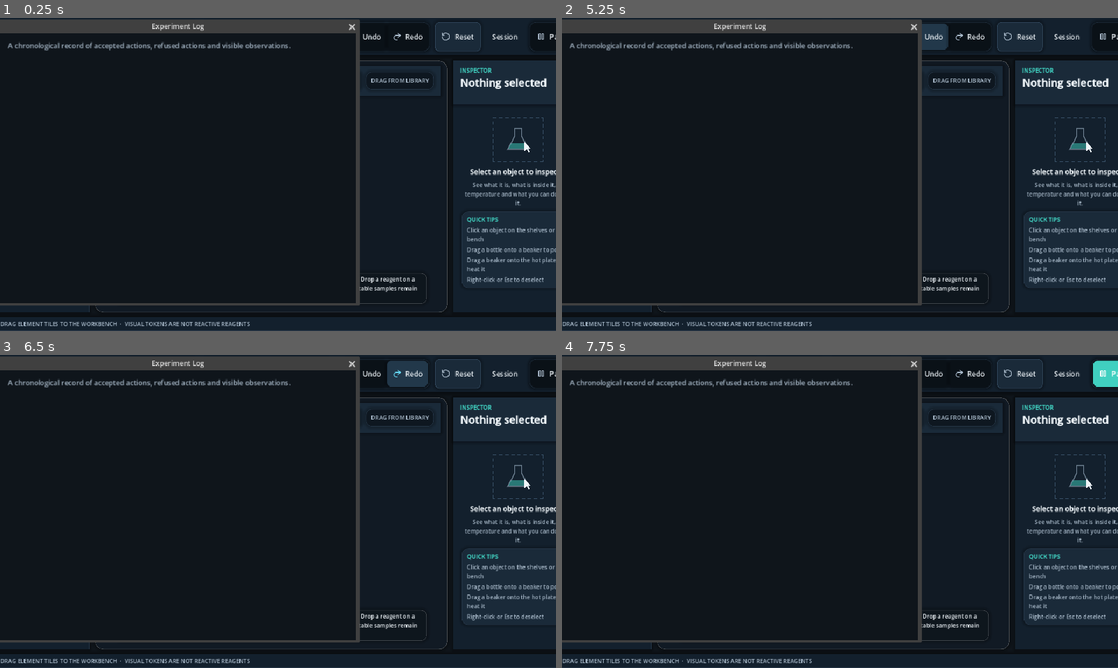
Above: before the commit, frames 1-4 (two rows, left to right).
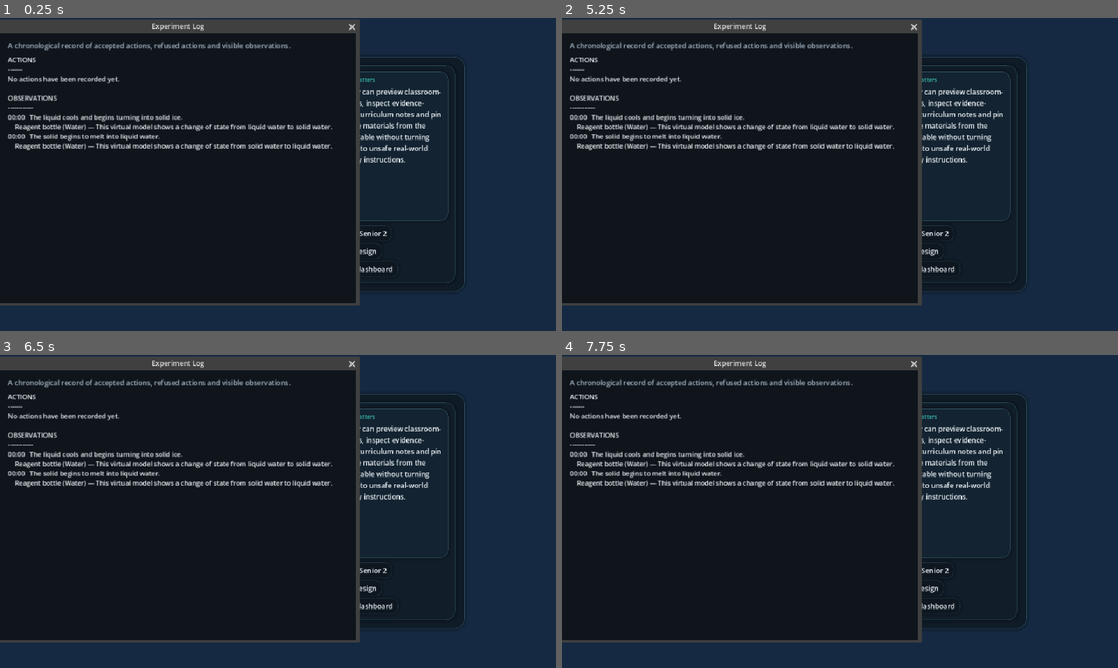
Above: after the commit, the same moments.

Repository: KareemMohammadeen/chemistry-lab-2d
Game: Godot game, scene res://scenes/main.tscn
Two runs of this game, one before a commit and one after it. Both use one fixed random seed, a clock stepped at 60 frames per second and the inputs below.
Inputs (mouse positions are in pixels of both pictures, inside the frame that each line leads up to; where the layout moved, square brackets give the same spot in the first picture):
- Up to frame 1 (0.25 s): no input
- Up to frame 2 (5.25 s): click (573, 249) at 0.5 s, where only the run after the commit has a clickable "Start guided virtual experime…"; click (573, 249) at 1.25 s, where only the run after the commit has a clickable "Start guided virtual experime…"; click (712, 249) at 2 s, where only the run after the commit has a clickable "Start Classroom Demo"; click (712, 249) at 2.75 s, where only the run after the commit has a clickable "Start Classroom Demo"; click (684, 43) [723, 39] at 3.5 s; click "Teacher Guide" at 4.25 s; click (928, 36) at 5 s, where only the run before the commit has a clickable "Undo"
- Up to frame 3 (6.5 s): click (405, 373) at 5.75 s, where only the run before the commit has a clickable "Redo"
- Up to frame 4 (7.75 s): click "Session" at 6.5 s; click (1117, 373) at 7.25 s, where only the run after the commit has a clickable "%gx"

The runs differ from the first frame. In frame 1, 13% of the frame differs, in the area x 0-100%, y 0-99%; in frame 2, 13%; in frame 3, 12%; in frame 4, 13%.
Error before the commit: Parse Error: Could not parse global class "ReactionEngineAdvanced" from "res://scripts/chemistry/reaction_engine_advanced.gd". (res://scripts/simulation/lab_si…

Commit message:
Fix duplicated reaction engine and restore Godot 4.7.2 parsing

Diff:
--- a/scripts/chemistry/reaction_engine_final.gd
+++ b/scripts/chemistry/reaction_engine_final.gd
@@ -48,7 +48,6 @@
 	var results: Array = []
 	if _db == null or vessel == null:
 		return results
-
 	for reaction_id in _enabled_reaction_ids():
 		var reaction := _db.reactions.get(reaction_id) as ReactionDefinition
 		if reaction == null or reaction.virtual_only or reaction.type == "visual_demo":
@@ -96,6 +95,22 @@
 	}
 
 
+func add_gas_product(vessel: VesselState, chemical_id: String, amount: float, ambient_pressure_kpa: float = VesselState.DEFAULT_AMBIENT_PRESSURE_KPA) -> bool:
+	if vessel == null or amount <= 0.0:
+		return false
+	var chemical := _db.get_chemical(chemical_id) if _db != null else null
+	if chemical == null or chemical.state != "gas" or not chemical.virtual_simulation_enabled:
+		return false
+	if vessel.free_volume_ml() <= VesselState.EPSILON:
+		return false
+	var projected_pressure := vessel.pressure_after_adding_gas(amount, ambient_pressure_kpa)
+	var pressure_limit := _db.constant("max_virtual_pressure_kpa", 300.0) if _db != null else 300.0
+	if not is_finite(projected_pressure) or projected_pressure > pressure_limit:
+		return false
+	vessel.add_gas(chemical_id, amount, ambient_pressure_kpa)
+	return true
+
+
 func _enabled_reaction_ids() -> Array[String]:
 	var reaction_ids: Array[String] = []
 	if _db == null:
@@ -242,7 +257,7 @@
 		result.status = ReactionResult.Status.NOT_MATCHED
 		result.message = "The visual demo has already been shown."
 		return result
-	var product := _db.get_chemical(reaction.product_solid_id)
+	var product := _db.get_chemical(reaction.product_solid_id) if _db != null else null
 	if product == null or product.state != "solid":
 		result.status = ReactionResult.Status.REJECTED
 		result.message = "The visual demo product is missing or invalid."
@@ -293,7 +308,7 @@
 	var capacity := maxf(ThermalProperties.contents_capacity_j_per_k(vessel, _db) + extra_heat_capacity_j_per_k, 0.0)
 	if capacity > 0.0 and is_finite(reaction.enthalpy_kj_per_mol) and absf(reaction.enthalpy_kj_per_mol) > 0.0:
 		vessel.temperature_c -= reaction.enthalpy_kj_per_mol * 1000.0 * extent / capacity
-		var pressure_limit := _db.constant("max_virtual_pressure_kpa", VesselState.DEFAULT_AMBIENT_PRESSURE_KPA)
+		var pressure_limit := _db.constant("max_virtual_pressure_kpa", VesselState.DEFAULT_AMBIENT_PRESSURE_KPA) if _db != null else VesselState.DEFAULT_AMBIENT_PRESSURE_KPA
 		vessel.temperature_c = minf(vessel.temperature_c, vessel.max_temperature_c_for_pressure_limit(pressure_limit))
 	result.temperature_delta_c = vessel.temperature_c - before_temperature
 	result.energy_kj = reaction.enthalpy_kj_per_mol * extent
@@ -333,7 +348,7 @@
 			"dissolved":
 				vessel.dissolved[chemical_id] = float(vessel.dissolved.get(chemical_id, 0.0)) + amount
 			"gas":
-				var ambient_pressure := _db.constant("ambient_pressure_kpa", VesselState.DEFAULT_AMBIENT_PRESSURE_KPA)
+				var ambient_pressure := _db.constant("ambient_pressure_kpa", VesselState.DEFAULT_AMBIENT_PRESSURE_KPA) if _db != null else VesselState.DEFAULT_AMBIENT_PRESSURE_KPA
 				vessel.add_gas(chemical_id, amount, ambient_pressure)
 
 	result.message = _reaction_message(reaction, extent)
@@ -387,7 +402,7 @@
 func _conditions_allow_reaction(reaction: ReactionDefinition, vessel: VesselState, result: ReactionResult) -> bool:
 	if reaction.conditions.is_empty():
 		return true
-	var ambient_pressure := _db.constant("ambient_pressure_kpa", VesselState.DEFAULT_AMBIENT_PRESSURE_KPA)
+	var ambient_pressure := _db.constant("ambient_pressure_kpa", VesselState.DEFAULT_AMBIENT_PRESSURE_KPA) if _db != null else VesselState.DEFAULT_AMBIENT_PRESSURE_KPA
 	var pressure_kpa := vessel.pressure_kpa(ambient_pressure)
 	var ph := AcidBase.compute_ph(vessel, _db)
 	for condition_value in reaction.conditions:
@@ -416,8 +431,7 @@
 					result.message = "The reaction requires an open system."
 					return false
 			"light":
-				# No dedicated lighting model exists yet; the virtual classroom treats ambient light as available.
-				if bool(condition.get("requires_light", false)) == false:
+				if bool(condition.get("value", true)) == false:
 					pass
 			"catalyst":
 				if not _has_any_chemical(vessel, str(condition.get("chemical_id", ""))):
@@ -567,7 +581,7 @@
 	var chemical_id := str(participant.get("chemical_id", ""))
 	if chemical_id.is_empty():
 		return false
-	var chemical := _db.get_chemical(chemical_id)
+	var chemical := _db.get_chemical(chemical_id) if _db != null else null
 	return chemical != null and chemical.virtual_simulation_enabled
 
 
@@ -610,7 +624,7 @@
 		if not PHASE_AMOUNT_UNITS.has(phase):
 			return false
 		var chemical_id := str(participant.get("chemical_id", ""))
-		var chemical := _db.get_chemical(chemical_id)
+		var chemical := _db.get_chemical(chemical_id) if _db != null else null
 		if chemical == null:
 			return false
 		var amount := float(participant.get("coefficient", 1.0)) * extent
@@ -634,8 +648,8 @@
 	if total_gas > 0.0 and vessel.free_volume_ml() <= VesselState.EPSILON:
 		return false
 	if total_gas > 0.0:
-		var ambient_pressure := _db.constant("ambient_pressure_kpa", VesselState.DEFAULT_AMBIENT_PRESSURE_KPA)
-		var pressure_limit := _db.constant("max_virtual_pressure_kpa", 300.0)
+		var ambient_pressure := _db.constant("ambient_pressure_kpa", VesselState.DEFAULT_AMBIENT_PRESSURE_KPA) if _db != null else VesselState.DEFAULT_AMBIENT_PRESSURE_KPA
+		var pressure_limit := _db.constant("max_virtual_pressure_kpa", 300.0) if _db != null else 300.0
 		var projected_pressure := vessel.pressure_after_adding_gas(total_gas, ambient_pressure)
 		if not is_finite(projected_pressure) or projected_pressure > pressure_limit:
 			return false
@@ -654,94 +668,5 @@
 		result.effects.append({"effect_id": effect_id, "kind": kind, "intensity": 1.0, "source": key})
 
 
-func _reaction_message(reaction: ReactionDefinition, extent: float) -> String:
-	if reaction.observation("summary") != "":
-		return reaction.observation("summary")
-	if reaction.observation("completed") != "":
-		return reaction.observation("completed")
-	if extent > 0.0:
-		return "The registered reaction completed in the virtual model."
-	return ""
-
-
-func _reaction_quotient(reaction: ReactionDefinition, vessel: VesselState) -> float:
-	var products := 1.0
-	var reactants := 1.0
-	for participant_value in reaction.products:
-		if typeof(participant_value) != TYPE_DICTIONARY:
-			continue
-		var participant: Dictionary = participant_value
-		var amount := maxf(_participant_amount_on_vessel(participant, vessel), MIN_MOLES)
-		var coefficient := maxf(float(participant.get("coefficient", 1.0)), 1.0)
-		products *= pow(amount, 1.0 / coefficient)
-	for participant_value in reaction.reactants:
-		if typeof(participant_value) != TYPE_DICTIONARY:
-			continue
-		var participant: Dictionary = participant_value
-		var amount := maxf(_participant_amount_on_vessel(participant, vessel), MIN_MOLES)
-		var coefficient := maxf(float(participant.get("coefficient", 1.0)), 1.0)
-		reactants *= pow(amount, 1.0 / coefficient)
-	return products / maxf(reactants, MIN_MOLES)
-
-
-func _conditions_allow_reaction(reaction: ReactionDefinition, vessel: VesselState, result: ReactionResult) -> bool:
-	if reaction.conditions.is_empty():
-		return true
-	var ambient_pressure := _db.constant("ambient_pressure_kpa", VesselState.DEFAULT_AMBIENT_PRESSURE_KPA)
-	var pressure_kpa := vessel.pressure_kpa(ambient_pressure)
-	var ph := AcidBase.compute_ph(vessel, _db)
-	for condition_value in reaction.conditions:
-		if typeof(condition_value) != TYPE_DICTIONARY:
-			continue
-		var condition: Dictionary = condition_value
-		var condition_type := str(condition.get("type", condition.get("kind", "")))
-		match condition_type:
-			"temperature":
-				if not _range_check(vessel.temperature_c, condition):
-					result.message = "The vessel temperature does not satisfy the reaction condition."
-					return false
-			"pressure":
-				if not _range_check(pressure_kpa, condition):
-					result.message = "The vessel pressure does not satisfy the reaction condition."
-					return false
-			"ph":
-				if not is_nan(ph) and not _range_check(ph, condition):
-					result.message = "The pH does not satisfy the reaction condition."
-					return false
-			"closed_system":
-				if bool(condition.get("value", true)) and not vessel.is_closed_system:
-					result.message = "The reaction requires a closed system."
-					return false
-				if not bool(condition.get("value", true)) and vessel.is_closed_system:
-					result.message = "The reaction requires an open system."
-					return false
-			"light":
-				if bool(condition.get("value", true)) == false:
-					pass
-			"catalyst":
-				if not _has_any_chemical(vessel, str(condition.get("chemical_id", ""))):
-					result.message = "The reaction requires its catalyst or promoter."
-					return false
-			_:
-				continue
-	return true
-
-
-func _range_check(value: float, condition: Dictionary) -> bool:
-	if condition.has("min") and value < float(condition.get("min", value)):
-		return false
-	if condition.has("max") and value > float(condition.get("max", value)):
-		return false
-	if condition.has("value"):
-		return is_equal_approx(value, float(condition.get("value", value)))
-	return true
-
-
-func _has_any_chemical(vessel: VesselState, chemical_id: String) -> bool:
-	if chemical_id.is_empty():
-		return true
-	return vessel.liquids.has(chemical_id) or vessel.solids.has(chemical_id) or vessel.dissolved.has(chemical_id) or vessel.gases.has(chemical_id)
-
-
 func _num(data: Dictionary, key: String, default_value: float) -> float:
 	return float(data.get(key, default_value))
